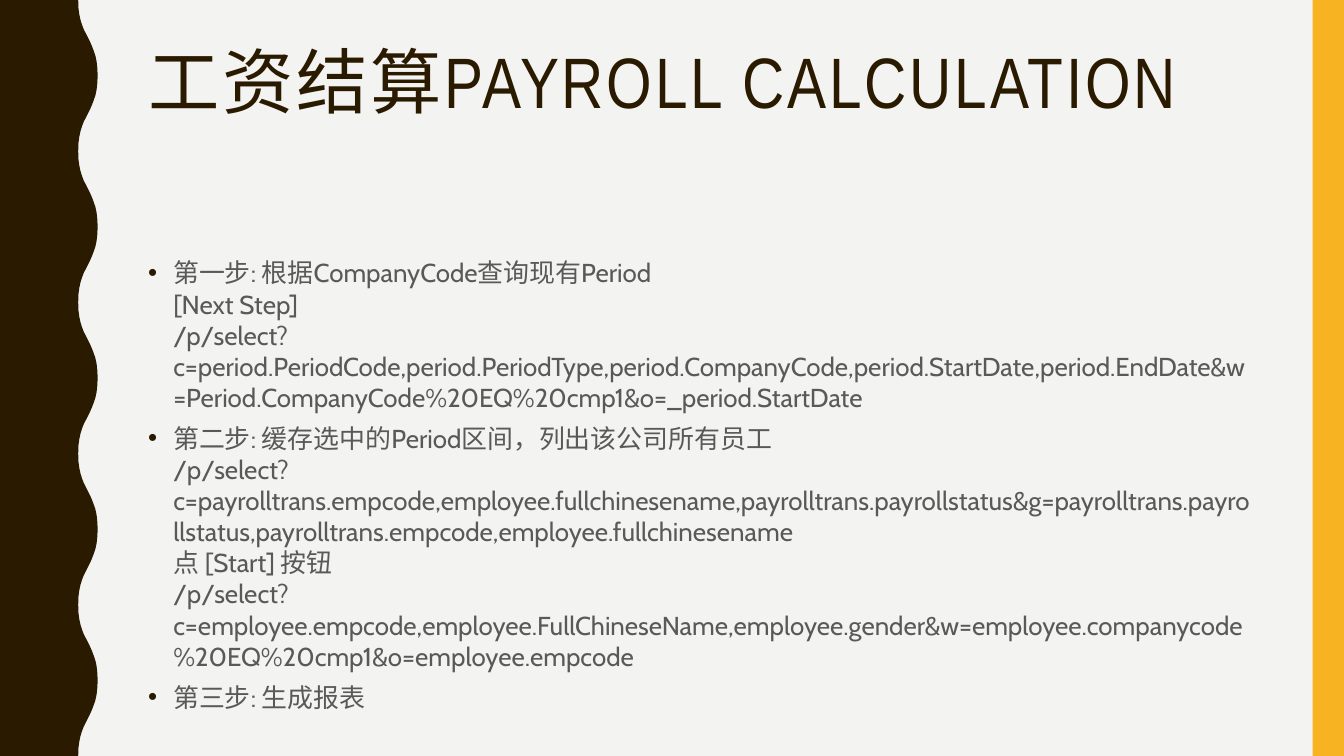
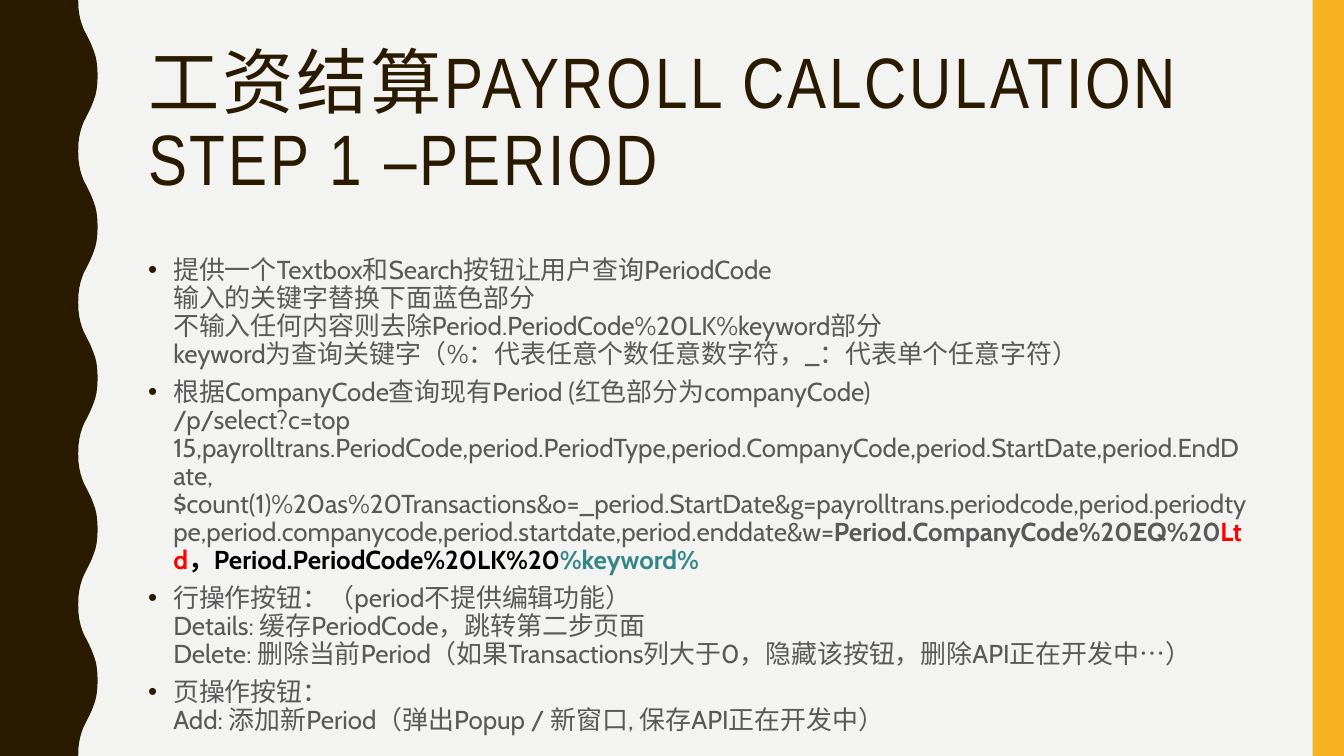
Before and after one commit to payrolls/payrolls.github.io, a slide deck: slide 10 of doc/Payroll Web UI.pptx (slide 8 before the commit). Drawn at 1344x756 pixels with LibreOffice and Linux fonts; fonts in the diff are those of the drawing. Boxes give left, top, right and bottom in pixels: in the first picture for what was removed or moved away, otherwise in the second. Text is boxed around its words. In the diff, an @@ line names an element or a change of style, - is before the commit and + after.

Commit message:
req update

```diff
--- a/doc/Payroll Web UI.pptx
+++ b/doc/Payroll Web UI.pptx
@@ title at [148, 47, 1176, 186]: text changed @@
-工资结算PAYROLL CALCULATION
+工资结算PAYROLL CALCULATION
+STEP 1 –PERIOD
@@ text at [173, 257, 1246, 736]: text changed @@
-• 第一步: 根据CompanyCode查询现有Period
-  [Next Step]
-  /p/select?c=period.PeriodCode,period.PeriodType,period.CompanyCode,period.StartDate,period.EndDate&w=Period.CompanyCode%20EQ%20cmp1&o=_period.StartDate
-• 第二步: 缓存选中的Period区间，列出该公司所有员工
-  /p/select?c=payrolltrans.empcode,employee.fullchinesename,payrolltrans.payrollstatus&g=payrolltrans.payrollstatus,payrolltrans.empcode,employee.fullchinesename
-  点 [Start] 按钮
-  /p/select?c=employee.empcode,employee.FullChineseName,employee.gender&w=employee.companycode%20EQ%20cmp1&o=employee.empcode
-• 第三步: 生成报表
+• 提供一个Textbox和Search按钮让用户查询PeriodCode
+  输入的关键字替换下面蓝色部分
+  不输入任何内容则去除Period.PeriodCode%20LK%keyword部分
+  keyword为查询关键字（%：代表任意个数任意数字符，_：代表单个任意字符）
+• 根据CompanyCode查询现有Period (红色部分为companyCode)
+  /p/select?c=top 15,payrolltrans.PeriodCode,period.PeriodType,period.CompanyCode,period.StartDate,period.EndDate,$count(1)%20as%20Transactions&o=_period.StartDate&g=payrolltrans.periodcode,period.periodtype,period.companycode,period.startdate,period.enddate&w=Period.CompanyCode%20EQ%20Ltd，Period.PeriodCode%20LK%20%keyword%
+• 行操作按钮：（period不提供编辑功能）
+  Details: 缓存PeriodCode，跳转第二步页面
+  Delete: 删除当前Period（如果Transactions列大于0，隐藏该按钮，删除API正在开发中…）
+• 页操作按钮：
+  Add: 添加新Period（弹出Popup / 新窗口, 保存API正在开发中）
```
Also in this commit, not shown: 5 other slides changed, 5 slides added.
